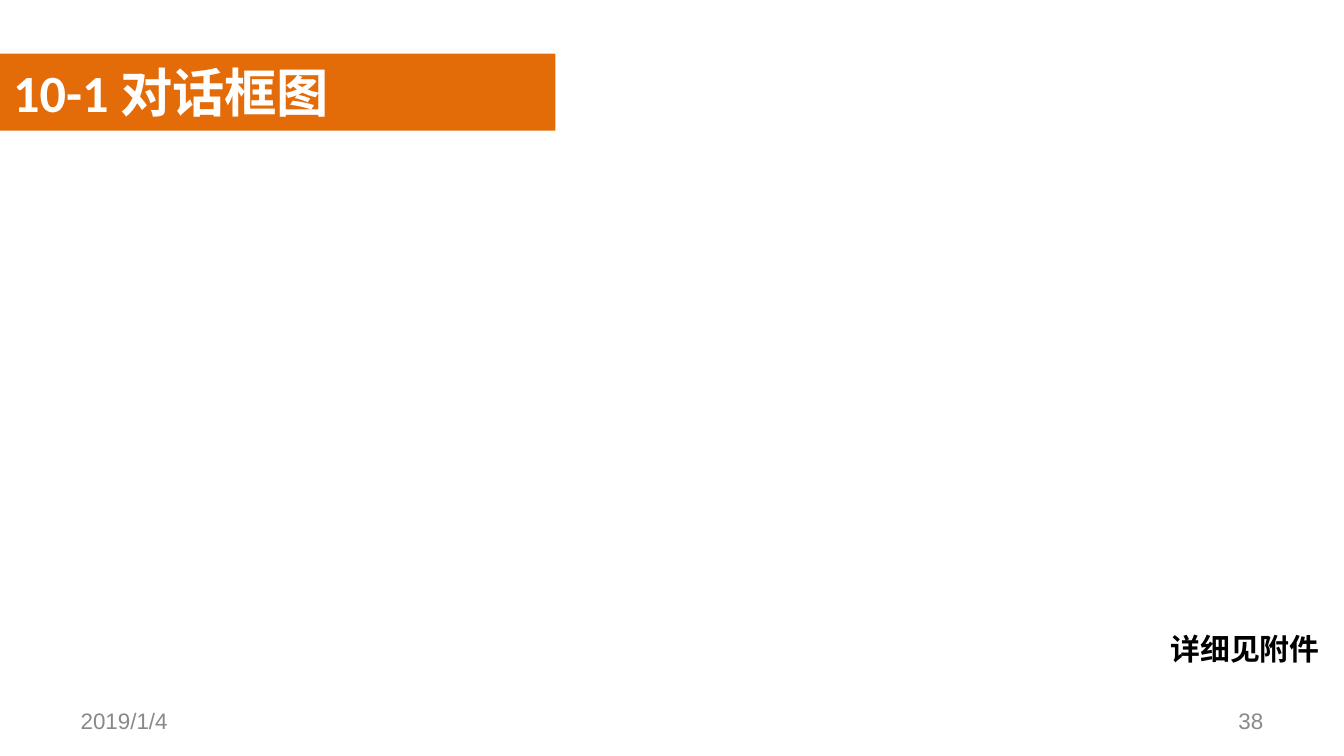
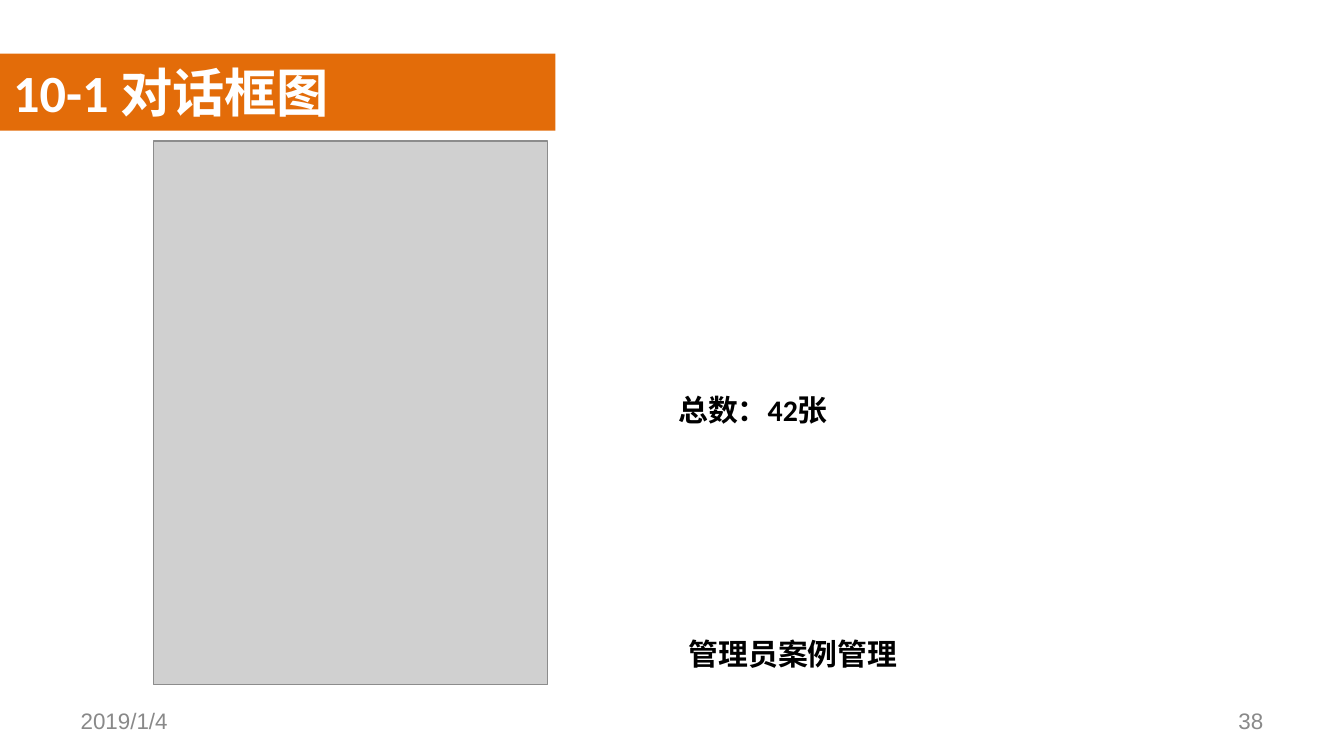
Before and after one commit to SoftwareRequirtmentsG02/Document, a slide deck: slide 38 of 案例教学系统/受控文档/分析设计/PPT/PRD2018-G02-SRS评审PPT.pptx. Drawn at 1344x756 pixels with LibreOffice and Linux fonts; fonts in the diff are those of the drawing; grey boxes stand for pictures; background and template pictures are left out. Boxes give left, top, right and bottom in pixels: in the first picture for what was removed or moved away, otherwise in the second. Text is boxed around its words. In the diff, an @@ line names an element or a change of style, - is before the commit and + after.

```diff
--- a/案例教学系统/受控文档/分析设计/PPT/PRD2018-G02-SRS评审PPT.pptx
+++ b/案例教学系统/受控文档/分析设计/PPT/PRD2018-G02-SRS评审PPT.pptx
@@ picture added at [153,141,547,685] @@
@@ text added at [678,395,827,424], 16 pt, text #000000, bold @@
+  总数：42张
@@ text added at [689,639,897,668], 16 pt, text #000000, bold @@
+  管理员案例管理
@@ text removed at [1170,634,1319,663] @@
-  详细见附件
```
Also in this commit, not shown: 10 other slides changed, 2 slides removed, 21 other files.
